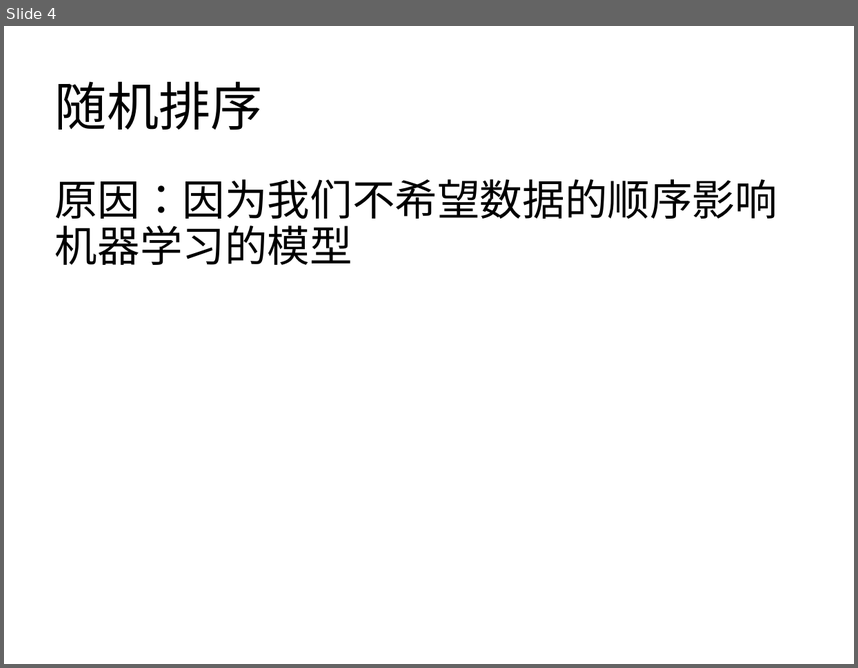
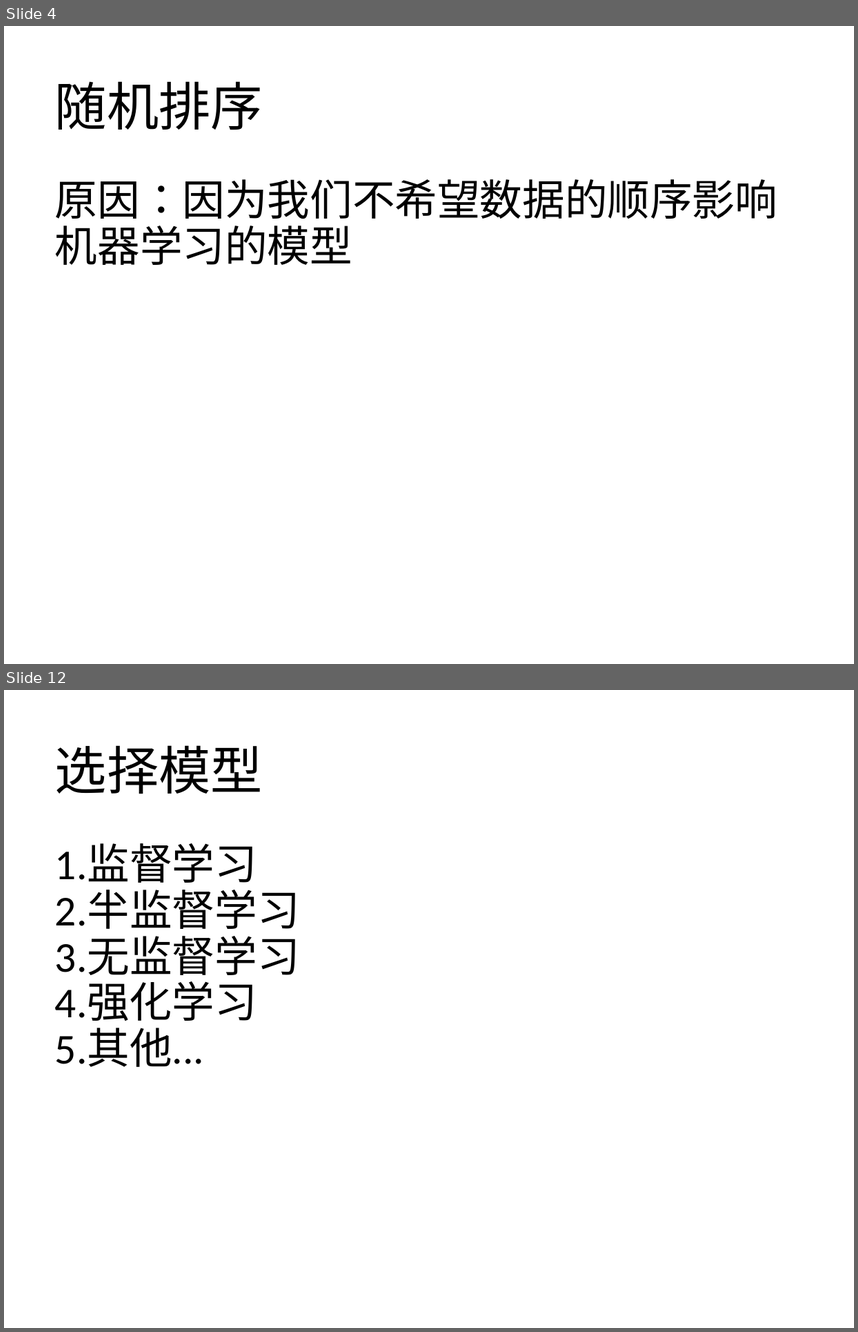
Before and after one commit to zznan0o0/Machine-Learning-materilas, a slide deck: 机器学习.pptx. Shown one above the other, each under a label of ours: slide 4 before the commit, slides 4 and 12 after it; the slides between them are not shown. The pictures are 858x668 and 858x1332 pixels, drawn with LibreOffice and Linux fonts; fonts in the diff are those of the drawing. Boxes give left, top, right and bottom in pixels: in the first picture for what was removed or moved away, otherwise in the second. Text is boxed around its words. In the diff, an @@ line names an element or a change of style, - is before the commit and + after.

```diff
--- a/机器学习.pptx
+++ b/机器学习.pptx
@@ slide 12 added at [4,690,854,1328], background #FFFFFF @@
@@ title added at [55,745,263,794], 44 pt, text #000000 @@
+选择模型
@@ text added at [55,844,300,1067], 36 pt, text #000000 @@
+1.监督学习
+2.半监督学习
+3.无监督学习
+4.强化学习
+5.其他...
```
Also in this commit, not shown: 1 slide changed, 16 other slides added.
